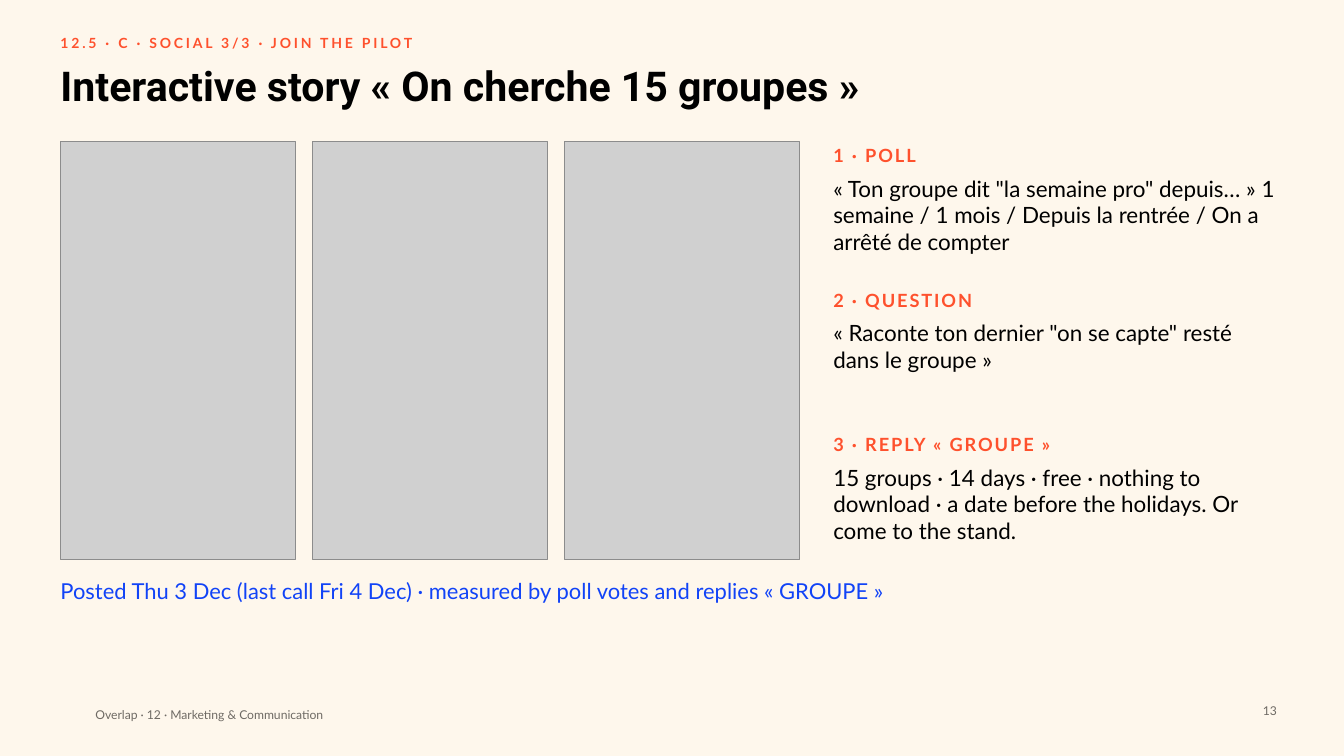
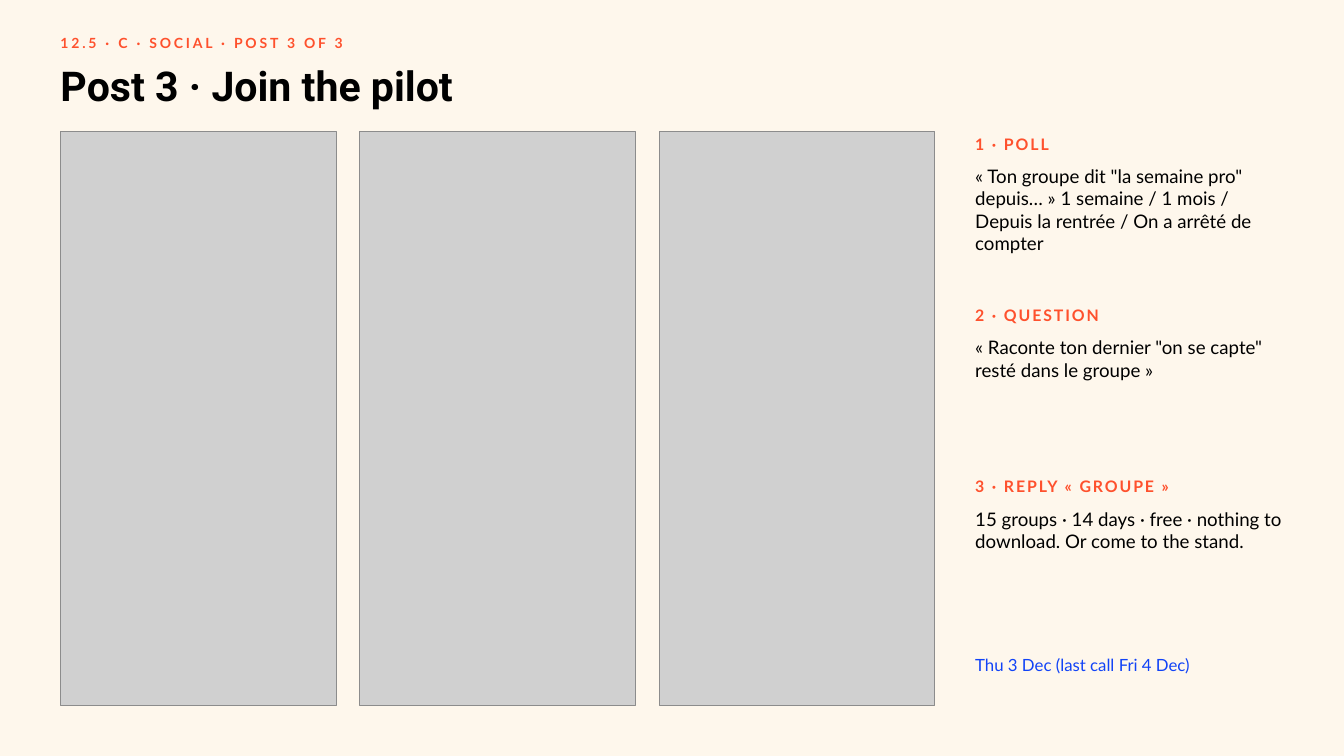
Before and after one commit to clemsnz/Unesco, a slide deck: slide 13 of Overlap_Campagne/Overlap_Marketing_Communication.pptx. Drawn at 1344x756 pixels with LibreOffice and Linux fonts; fonts in the diff are those of the drawing; grey boxes stand for pictures; background and template pictures are left out. Boxes give left, top, right and bottom in pixels: in the first picture for what was removed or moved away, otherwise in the second. Text is boxed around its words. In the diff, an @@ line names an element or a change of style, - is before the commit and + after.

```diff
--- a/Overlap_Campagne/Overlap_Marketing_Communication.pptx
+++ b/Overlap_Campagne/Overlap_Marketing_Communication.pptx
@@ text at [60, 38, 343, 48]: text changed @@
-12.5 · C · SOCIAL 3/3 · JOIN THE PILOT
+12.5 · C · SOCIAL · POST 3 OF 3
@@ title at [60, 70, 453, 110]: text changed @@
-Interactive story « On cherche 15 groupes »
+Post 3 · Join the pilot
@@ picture: place and size @@
-picture at [60, 141, 296, 559]
+picture at [60, 131, 336, 706]
@@ picture: place and size @@
-picture at [312, 141, 548, 559]
+picture at [360, 131, 635, 706]
@@ picture: place and size @@
-picture at [564, 141, 800, 559]
+picture at [659, 131, 935, 706]
@@ text "1 · POLL": place and size @@
-text "1 · POLL" at [833, 148, 916, 162]
+text "1 · POLL" at [975, 138, 1049, 150]
@@ text "« Ton groupe dit "la ...": place and size @@
-text "« Ton groupe dit "la ..." at [833, 180, 1275, 254]
+text "« Ton groupe dit "la ..." at [975, 169, 1251, 254]
@@ text "« Ton groupe dit "la ..." at [975, 169, 1251, 254]: size 24 to 20 pt @@
@@ text "2 · QUESTION": place and size @@
-text "2 · QUESTION" at [833, 293, 972, 310]
+text "2 · QUESTION" at [975, 309, 1099, 324]
@@ text "« Raconte ton dernier "on ..." at [975, 340, 1262, 381]: size 24 to 20 pt @@
@@ text "« Raconte ton dernier "on ...": place and size @@
-text "« Raconte ton dernier "on ..." at [833, 324, 1232, 372]
+text "« Raconte ton dernier "on ..." at [975, 340, 1262, 381]
@@ size 19.5 to 17 pt in 3 elements at [975, 138, 1049, 150], [975, 309, 1099, 324], [975, 480, 984, 492] @@
@@ text "3 · REPLY « GROUPE ...": place and size @@
-text "3 · REPLY « GROUPE ..." at [833, 437, 844, 451]
+text "3 · REPLY « GROUPE ..." at [975, 480, 984, 492]
@@ text at [975, 512, 1281, 548]: text changed; size 24 to 20 pt @@
-15 groups · 14 days · free · nothing to download · a date before the holidays. Or come to the stand.
+15 groups · 14 days · free · nothing to download. Or come to the stand.
@@ text at [975, 658, 1190, 674]: text changed; size 23.5 to 18 pt @@
-Posted Thu 3 Dec (last call Fri 4 Dec) · measured by poll votes and replies « GROUPE »
+Thu 3 Dec (last call Fri 4 Dec)
@@ text removed at [95, 710, 323, 721] @@
-Overlap · 12 · Marketing & Communication
@@ page number removed at [1263, 706, 1277, 715] @@
-13
```
Also in this commit, not shown: 21 other slides changed, 12 other files.
